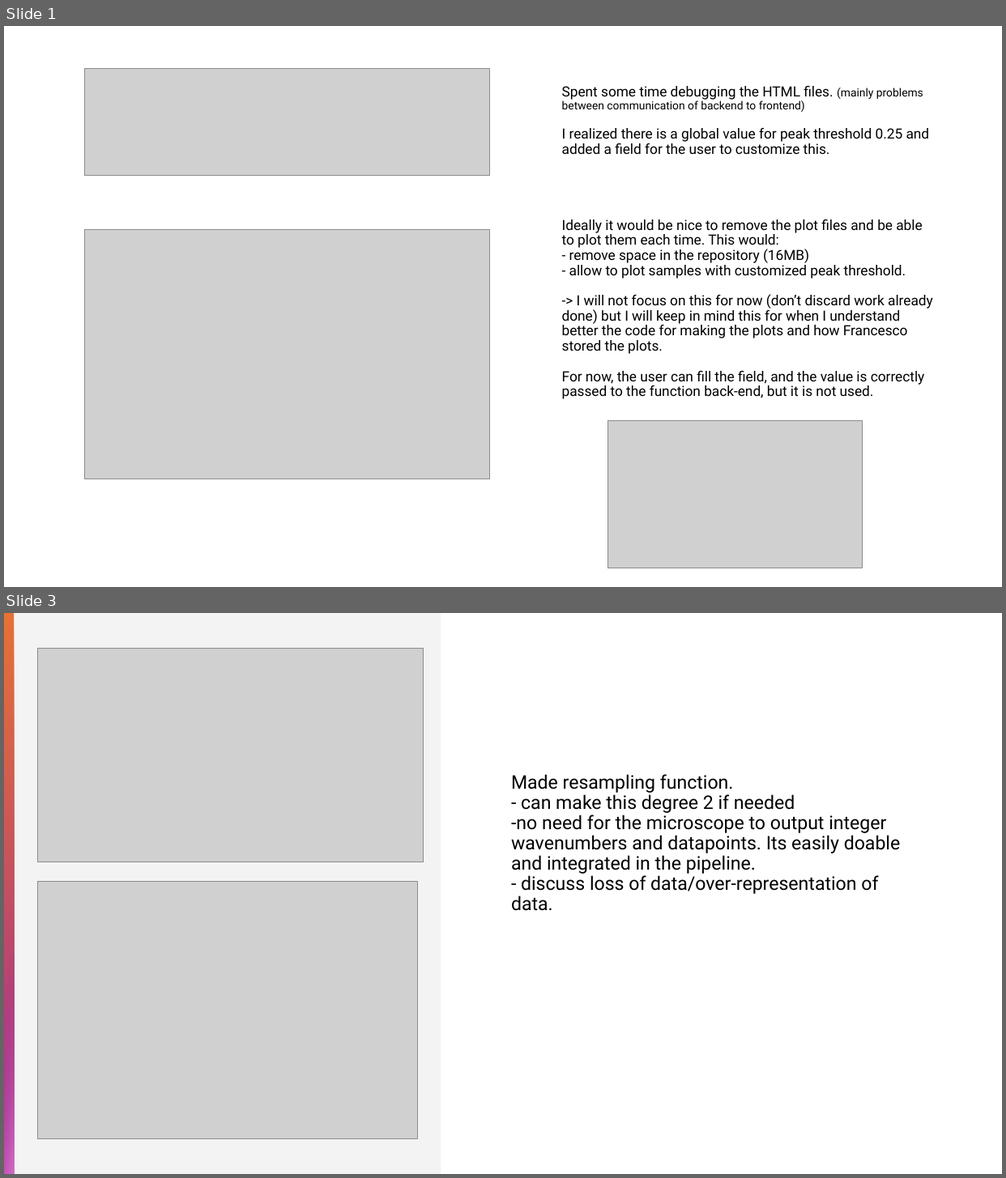
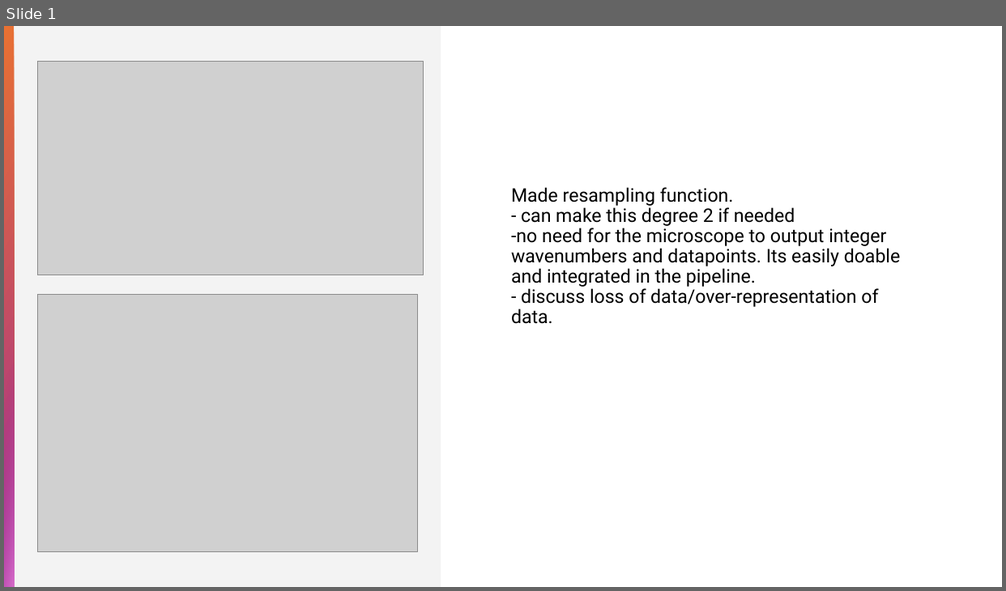
Before and after one commit to blichub/temp_raman_personal, a slide deck: raman_week8.pptx. Shown one above the other, each under a label of ours: slides 1 and 3 before the commit, slide 1 after it; the slides between them are not shown. The pictures are 1006x1178 and 1006x591 pixels, drawn with LibreOffice and Linux fonts; fonts in the diff are those of the drawing; grey boxes stand for pictures. Boxes give left, top, right and bottom in pixels: in the first picture for what was removed or moved away, otherwise in the second. Text is boxed around its words. In the diff, an @@ line names an element or a change of style, - is before the commit and + after.

```diff
--- a/raman_week8.pptx
+++ b/raman_week8.pptx
@@ slide 1 removed at bbox=[4, 26, 1002, 587], background #FFFFFF @@
@@ picture removed at bbox=[84, 69, 490, 175] @@
@@ title removed at bbox=[562, 86, 933, 399] @@
-Spent some time debugging the HTML files. (mainly problems between communication of backend to frontend)
-I realized there is a global value for peak threshold 0.25 and added a field for the user to customize this.
-Ideally it would be nice to remove the plot files and be able to plot them each time. This would:
-- remove space in the repository (16MB)
-- allow to plot samples with customized peak threshold.
--> I will not focus on this for now (don’t discard work already done) but I will keep in mind this for when I understand better the code for making the plots and how Francesco stored the plots.
-For now, the user can fill the field, and the value is correctly passed to the function back-end, but it is not used.
@@ picture removed at bbox=[84, 230, 490, 480] @@
@@ picture removed at bbox=[607, 420, 862, 568] @@
@@ what was slide 3 is now slide 1 @@
```
Also in this commit, not shown: 2 slides added, 1 other slide removed, 6 other files.
